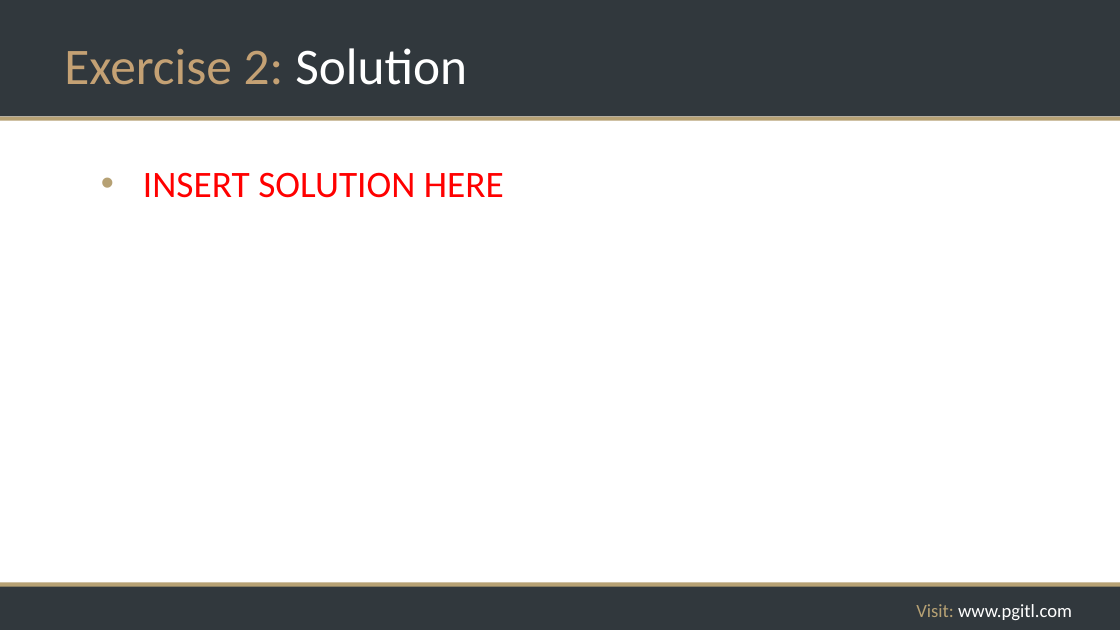
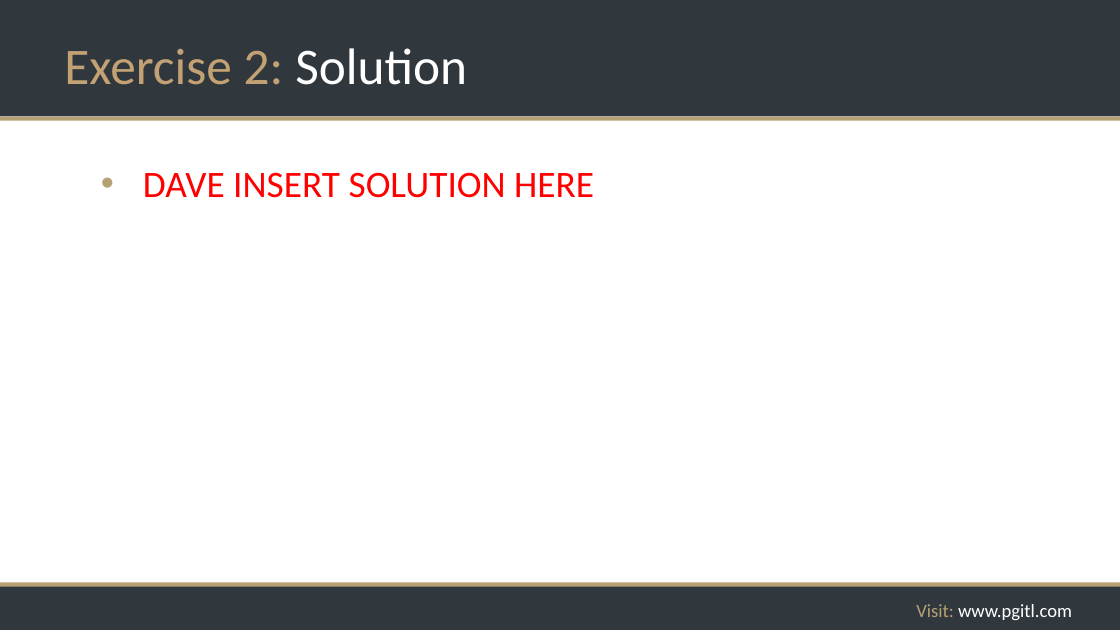
Before and after one commit to rikkouri/project-a, a slide deck: slide 36 of Programming Foundations.pptx. Drawn at 1120x630 pixels with LibreOffice and Linux fonts; fonts in the diff are those of the drawing; background and template pictures are left out. Boxes give left, top, right and bottom in pixels: in the first picture for what was removed or moved away, otherwise in the second. Text is boxed around its words. In the diff, an @@ line names an element or a change of style, - is before the commit and + after.

```diff
--- a/Programming Foundations.pptx
+++ b/Programming Foundations.pptx
@@ text at bbox=[143, 172, 594, 198]: text changed @@
-• INSERT SOLUTION HERE
+• DAVE INSERT SOLUTION HERE
```
Also in this commit, not shown: 2 other slides changed.
